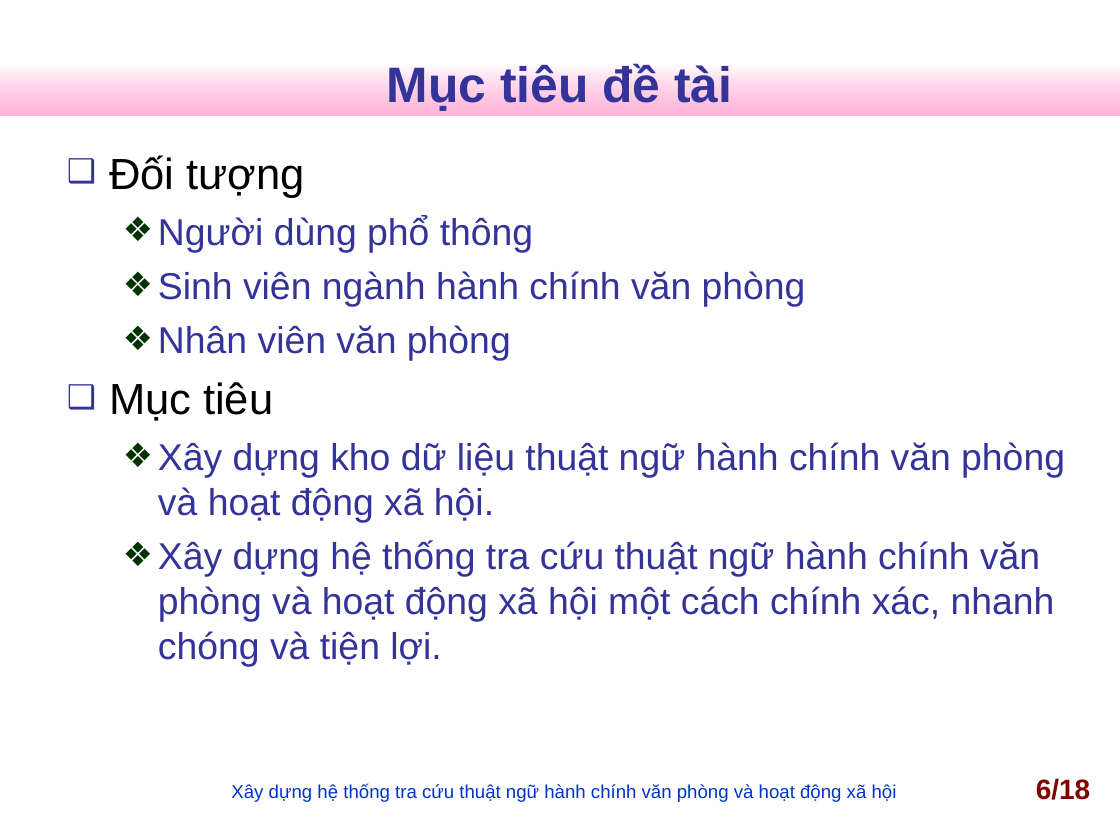
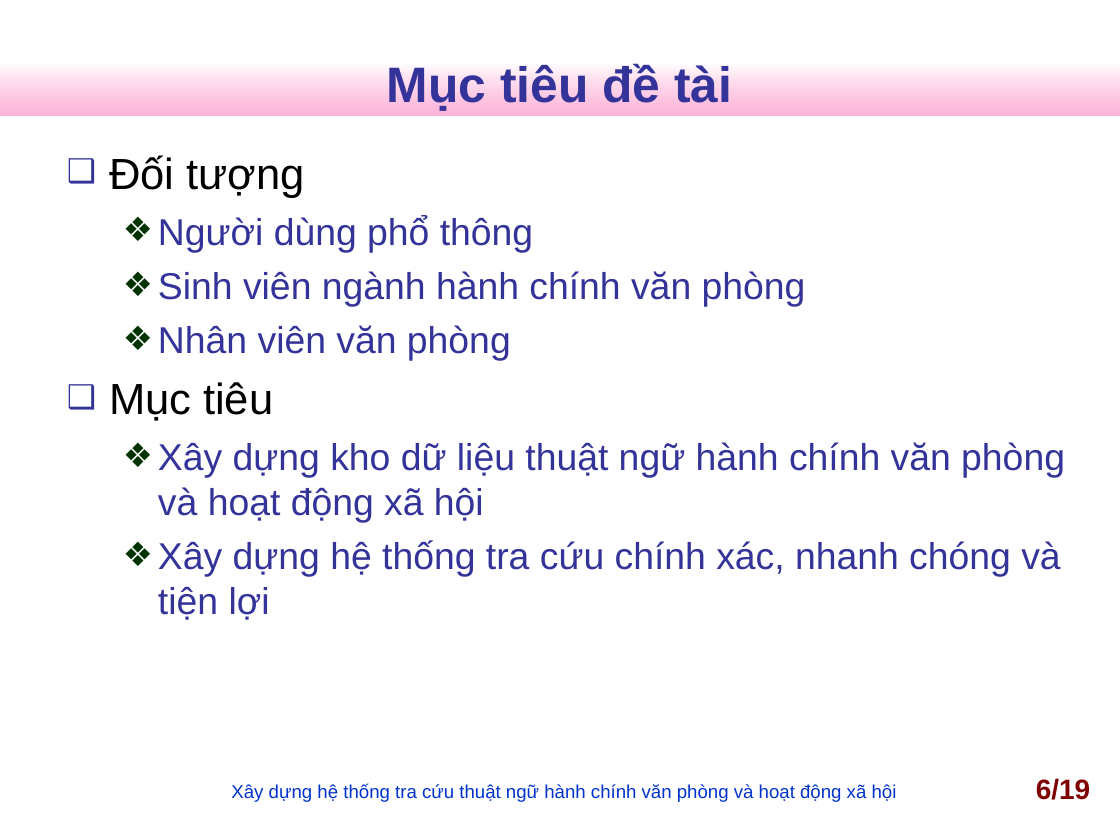
Before and after one commit to nguyentk90/tra-cuu-thuat-ngu-hanh-chinh, a slide deck: slide 6 of Documents/slideN2013.ppt. Drawn at 1120x840 pixels with LibreOffice and Linux fonts; fonts in the diff are those of the drawing; background and template pictures are left out. Boxes give left, top, right and bottom in pixels: in the first picture for what was removed or moved away, otherwise in the second. Text is boxed around its words. In the diff, an @@ line names an element or a change of style, - is before the commit and + after.

```diff
--- a/Documents/slideN2013.ppt
+++ b/Documents/slideN2013.ppt
@@ text at (x1=158, y1=442, x2=1065, y2=620): text changed @@
-  ❖ Xây dựng kho dữ liệu thuật ngữ hành chính văn phòng và hoạt động xã hội.
-  ❖ Xây dựng hệ thống tra cứu thuật ngữ hành chính văn phòng và hoạt động xã hội một cách chính xác, nhanh chóng và tiện lợi.
+  ❖ Xây dựng kho dữ liệu thuật ngữ hành chính văn phòng và hoạt động xã hội
+  ❖ Xây dựng hệ thống tra cứu chính xác, nhanh chóng và tiện lợi
@@ page number at (x1=1036, y1=778, x2=1090, y2=800): text changed @@
-6/18
+6/19
```
Also in this commit, not shown: 6 other slides changed, 1 slide added, 1 slide removed.
